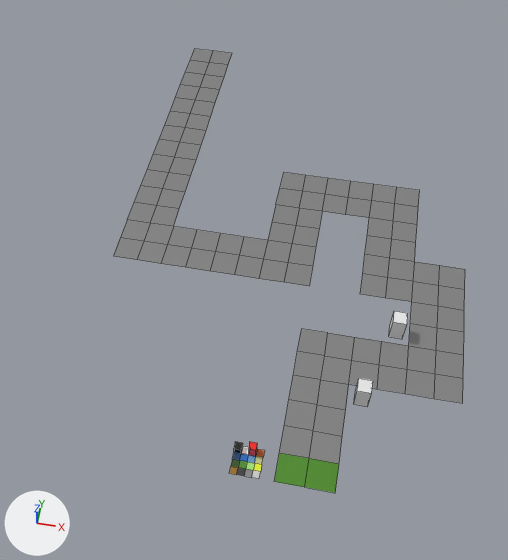
What one commit did to the Blender file unity/KeepItAlive/Assets/Levels/level.blend.
Both versions are drawn from a 50 mm lens placed at (-0.2, -17.7, 44.8), pointed at (-6.6, 16.3, -2.1). The axes (+X, +Y, +Z) are drawn at lower left. The lights are the same throughout. Mesh edges are drawn as thin lines.

In view in the first picture: 'Level Path'.
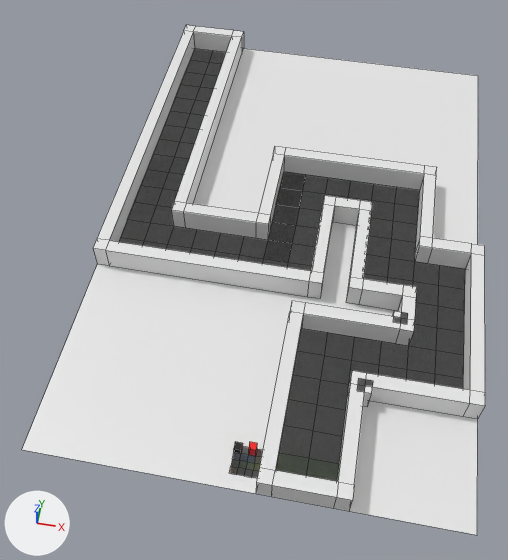
Where the change shows, as pixel boxes [x1, y1, x2, y2] in the pictures (508 x 560 px):
'Boundary', added: after [22, 25, 485, 535]
'Level Path', unchanged, covered by the edit: before [113, 49, 465, 493]; after [120, 49, 465, 481]

Edits to the bpy script that builds the scene:
```text
Add me_boundary:
    me_boundary.from_pydata(...)  # 164 vertices, 161 faces; spans x -19.0..11.0, y -2.0..44.0, z 0.0..2.0
Add ob_boundary:
    ob_boundary = bpy.data.objects.new('Boundary', me_boundary)
    ob_boundary.location = (0.0, 0.0, 0.0)
```
